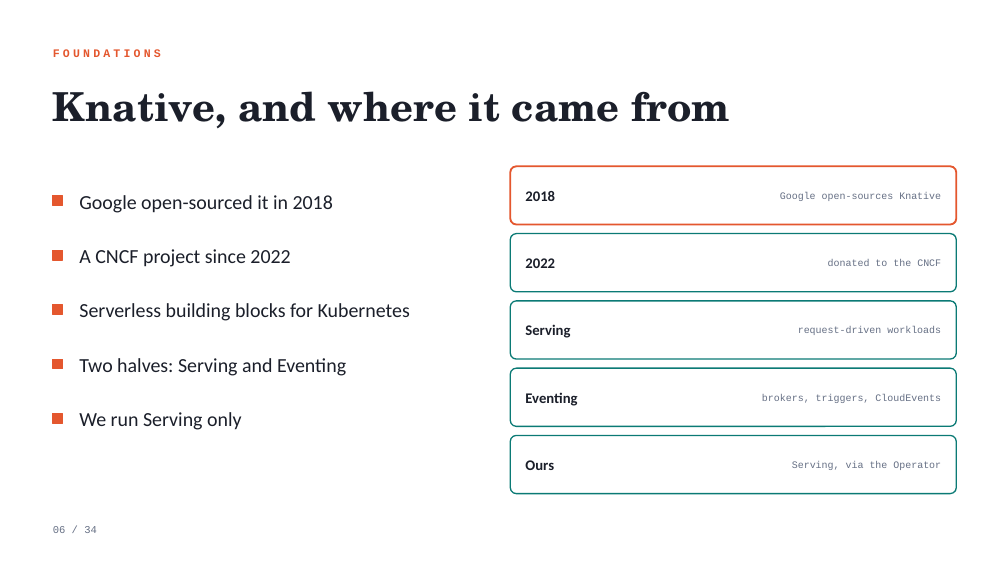
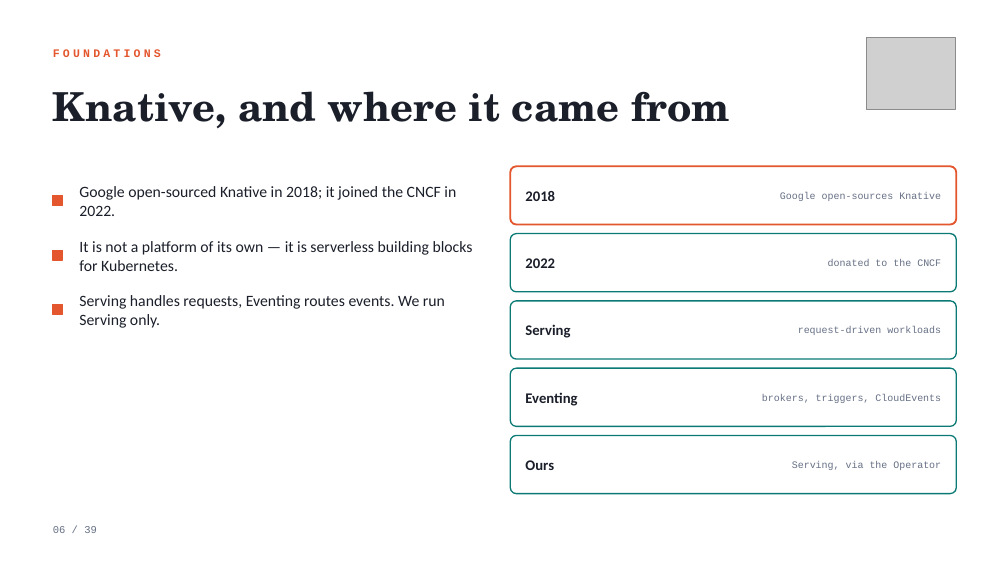
Before and after one commit to black-cloudlet/serverless, a slide deck: slide 6 of docs/presentation/serverless-platform.pptx. Drawn at 1008x567 pixels with LibreOffice and Linux fonts; fonts in the diff are those of the drawing; grey boxes stand for pictures. Boxes give left, top, right and bottom in pixels: in the first picture for what was removed or moved away, otherwise in the second. Text is boxed around its words. In the diff, an @@ line names an element or a change of style, - is before the commit and + after.

```diff
--- a/docs/presentation/serverless-platform.pptx
+++ b/docs/presentation/serverless-platform.pptx
@@ picture added at (867,38,956,110) @@
@@ text at (79,186,456,216): text changed; size 19 to 15 pt @@
-Google open-sourced it in 2018
+Google open-sourced Knative in 2018; it joined the CNCF in 2022.
@@ text at (79,241,473,271): text changed; size 19 to 15 pt @@
-Serverless building blocks for Kubernetes
+It is not a platform of its own — it is serverless building blocks for Kubernetes.
@@ text removed at (79,249,290,267) @@
-A CNCF project since 2022
@@ text at (79,295,445,328): text changed; size 19 to 15 pt @@
-We run Serving only
+Serving handles requests, Eventing routes events. We run Serving only.
@@ rectangle removed at (53,359,63,369) @@
@@ text removed at (79,358,346,376) @@
-Two halves: Serving and Eventing
@@ rectangle removed at (53,414,63,423) @@
@@ text at (53,526,97,533): text changed @@
-06 / 34
+06 / 39
```
Also in this commit, not shown: 30 other slides changed, 7 slides added, 2 slides removed, 7 other files.
